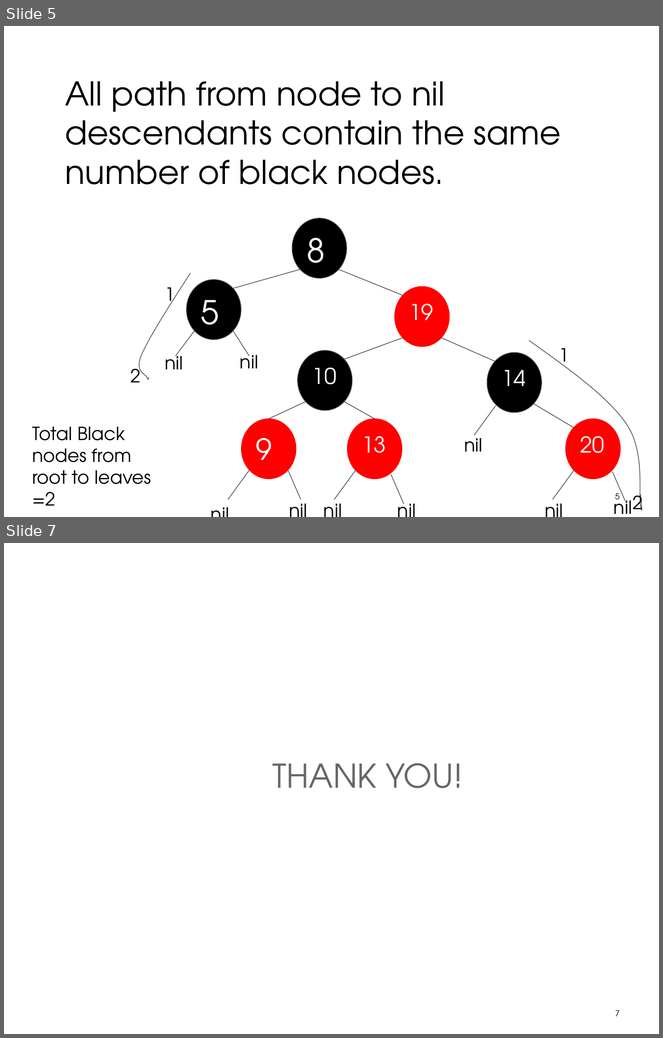
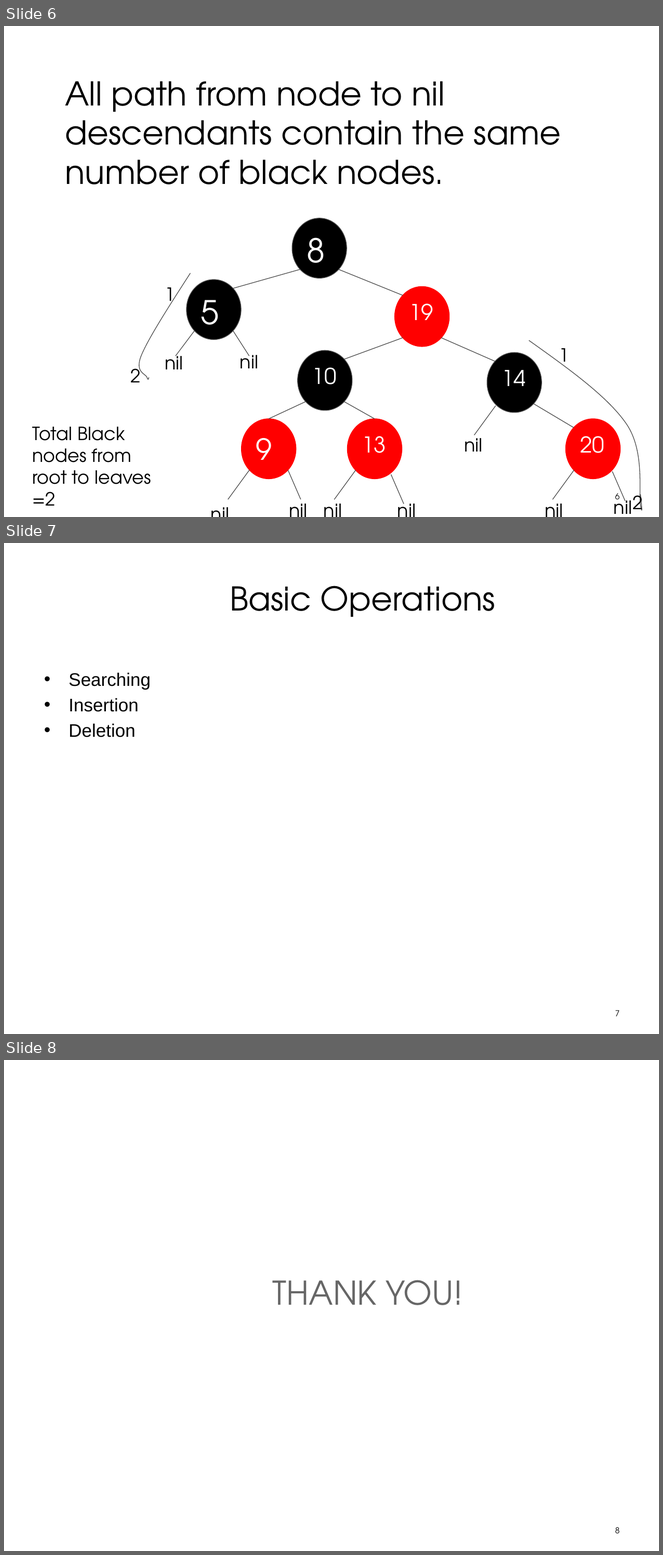
Before and after one commit to praash47/dsa, a slide deck: RedBlack.pptx. Shown one above the other, each under a label of ours: slides 5 and 7 before the commit, slides 6, 7 and 8 after it; the slides between them are not shown. The pictures are 663x1038 and 663x1555 pixels, drawn with LibreOffice and Linux fonts; fonts in the diff are those of the drawing; background and template pictures are left out. Boxes give left, top, right and bottom in pixels: in the first picture for what was removed or moved away, otherwise in the second. Text is boxed around its words. In the diff, an @@ line names an element or a change of style, - is before the commit and + after.

```diff
--- a/RedBlack.pptx
+++ b/RedBlack.pptx
@@ slide 7 added at [4,543,659,1034], background picture (left out) @@
@@ title added at [230,586,495,617], 36 pt, text #000000 @@
+Basic Operations
@@ text added at [68,672,151,737], 20 pt, text #000000 @@
+• Searching
+• Insertion
+• Deletion
@@ page number added at [616,1010,620,1017], 9 pt, text #000000 @@
+7
@@ what was slide 5 is now slide 6 @@
@@ page number at [616,493,620,500]: text changed @@
-5
+6
@@ what was slide 7 is now slide 8 @@
@@ page number at [616,1527,620,1534]: text changed @@
-7
+8
```
Also in this commit, not shown: 2 other files.
